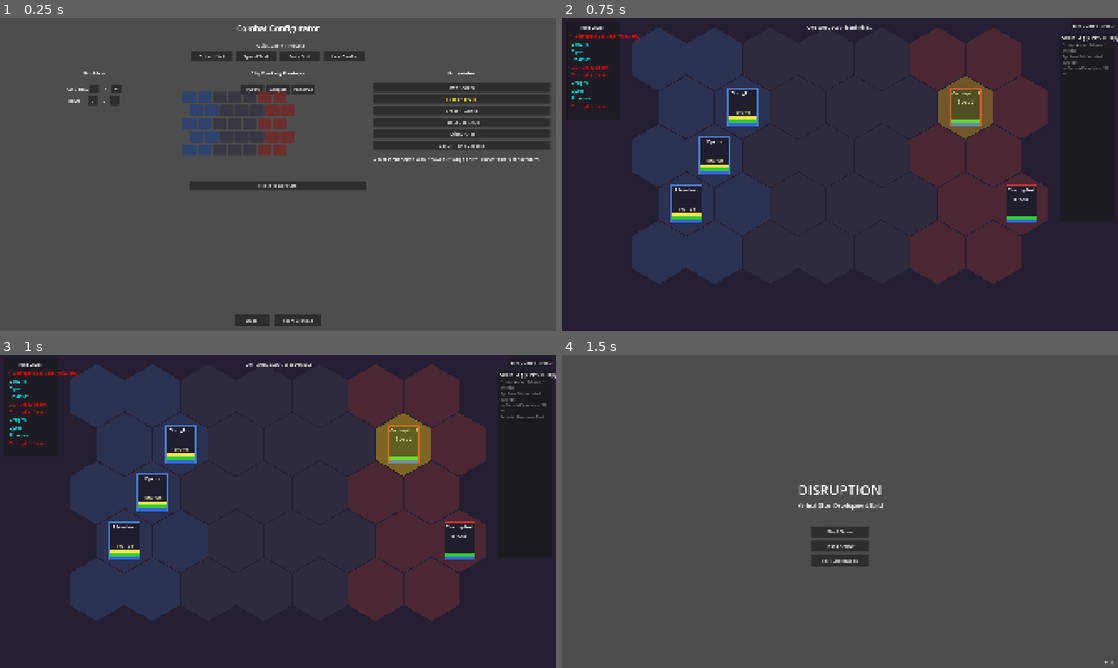
Above: before the commit, frames 1-4 (two rows, left to right).
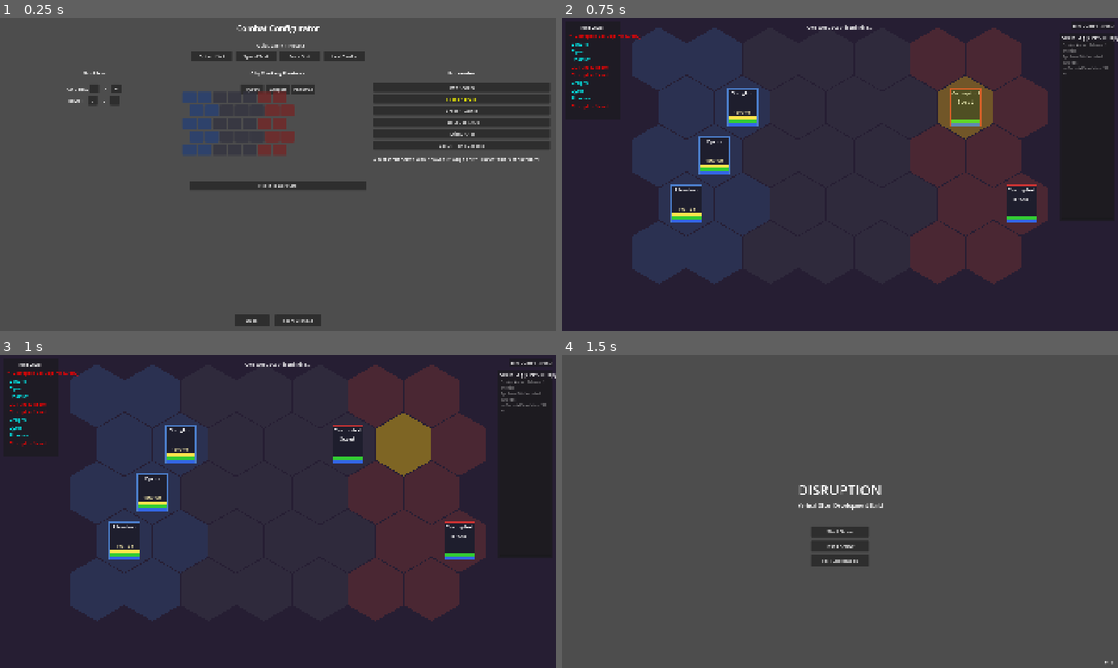
Above: after the commit, the same moments.

Repository: adbarc92/Disruption
Game: Godot game, scene res://scenes/combat/combat_configurator.tscn
Same seed, same stepped clock (60 frames per second), same inputs: the game is played once before the commit and once after it. This scene is started directly instead of the project's main scene.
Inputs:
- Up to frame 1 (0.25 s): no input
- Up to frame 2 (0.75 s): click "Start Combat" at 0.5 s
- Up to frame 3 (1 s): no input
- Up to frame 4 (1.5 s): click "End Combat (Test)" at 1.25 s

Frames 1-2 are identical in both runs. In frame 3, 1.0% of the frame differs, in the area x 44-98%, y 2-35%; in frame 4, nothing differs.

Commit message:
feat: update data_loader for roles.json lookup and slot-based equipment

Diff:
--- a/godot/scripts/data/data_loader.gd
+++ b/godot/scripts/data/data_loader.gd
@@ -19,18 +19,13 @@
 	return []
 
 
-## Load all skill definitions from all known skill JSON files
+## Load all skill definitions (player + enemy)
 static func load_skills() -> Dictionary:
 	var skills_by_id = {}
 	var skills_dir = DATA_PATH + "skills/"
 	var skill_files = [
-		"core_skills.json",
-		"bladewarden_skills.json",
-		"synergist_skills.json",
-		"shadowfang_skills.json",
-		"warcrier_skills.json",
-		"ironskin_skills.json",
-		"geovant_skills.json",
+		"skills.json",
+		"enemy_skills.json",
 	]
 	for file_name in skill_files:
 		var path = skills_dir + file_name
@@ -43,6 +38,16 @@
 	return skills_by_id
 
 
+## Load role definitions from roles.json
+static func load_roles() -> Dictionary:
+	var roles_by_id = {}
+	var data = _load_json_file(DATA_PATH + "roles/roles.json")
+	if data.has("roles"):
+		for role in data.roles:
+			roles_by_id[role.id] = role
+	return roles_by_id
+
+
 ## Load all enemy definitions
 static func load_enemies() -> Dictionary:
 	var data = _load_json_file(DATA_PATH + "enemies/test_enemies.json")
@@ -100,69 +105,75 @@
 
 ## Get all skills for a given role
 static func get_skills_for_role(role: String) -> Array:
+	var roles_db = load_roles()
 	var all_skills = load_skills()
 	var role_skills = []
-	for skill_id in all_skills:
-		var skill = all_skills[skill_id]
-		if skill.has("roles") and role in skill.roles:
-			role_skills.append(skill)
+	var role_data = roles_db.get(role, {})
+	for skill_id in role_data.get("skills", []):
+		if all_skills.has(skill_id):
+			role_skills.append(all_skills[skill_id])
 	return role_skills
 
 
-## Load all equipment definitions from known equipment JSON files
+## Load all equipment definitions
 static func load_equipment() -> Dictionary:
 	var equipment_by_id = {}
-	var equip_dir = DATA_PATH + "equipment/"
-	var equip_files = [
-		"weapons.json",
-		"devices.json",
-		"armor.json",
-	]
-	for file_name in equip_files:
-		var path = equip_dir + file_name
-		if not FileAccess.file_exists(path):
-			continue
-		var data = _load_json_file(path)
-		if data.has("equipment"):
-			for item in data.equipment:
-				equipment_by_id[item.id] = item
+	var data = _load_json_file(DATA_PATH + "equipment/equipment.json")
+	if data.has("equipment"):
+		for item in data.equipment:
+			equipment_by_id[item.id] = item
 	return equipment_by_id
 
 
 ## Resolve a character's full ability list from roles + equipment
 ## Abilities come from three sources:
-##   1. Universal skills (core skills with no role tag)
-##   2. Role skills (any skill tagged with one of the character's roles)
+##   1. Universal role skills (available to everyone)
+##   2. Character role skills (from roles.json)
 ##   3. Equipment-granted skills
 static func resolve_character_abilities(character: Dictionary, equipment_db: Dictionary) -> Array:
 	var abilities: Array = []
-	var all_skills = load_skills()
+	var roles_db = load_roles()
 	var char_roles = character.get("roles", [])
 
-	# Add universal skills (no role tag) and role-matching skills
-	for skill_id in all_skills:
-		var skill = all_skills[skill_id]
-		var skill_roles = skill.get("roles", [])
-		if skill_roles.is_empty():
-			# Universal skill — available to everyone
+	# Always include universal skills
+	var roles_to_check = ["universal"] + char_roles
+	for role_id in roles_to_check:
+		var role_data = roles_db.get(role_id, {})
+		for skill_id in role_data.get("skills", []):
 			if skill_id not in abilities:
 				abilities.append(skill_id)
-		else:
-			# Role skill — available if character has a matching role
-			for role in skill_roles:
-				if role in char_roles:
-					if skill_id not in abilities:
-						abilities.append(skill_id)
-					break
-
-	# Add equipment-granted skills
-	for equip_id in character.get("equipment", []):
+
+	# Add equipment-granted skills (iterate slot values)
+	var equipment = character.get("equipment", {})
+	for slot in equipment:
+		var equip_id = equipment[slot]
+		if equip_id == null or equip_id == "":
+			continue
 		var equip = equipment_db.get(equip_id, {})
 		for skill_id in equip.get("granted_skills", []):
 			if skill_id not in abilities:
 				abilities.append(skill_id)
 
 	return abilities
+
+
+## Validate that a character doesn't exceed their device limit
+## Devices are equipment with granted_skills or charges
+static func validate_equipment_devices(character: Dictionary, equipment_db: Dictionary) -> bool:
+	var max_devices = character.get("max_devices", 3)
+	var device_count = 0
+	var equipment = character.get("equipment", {})
+	for slot in equipment:
+		var equip_id = equipment[slot]
+		if equip_id == null or equip_id == "":
+			continue
+		var equip = equipment_db.get(equip_id, {})
+		if not equip.get("granted_skills", []).is_empty() or equip.get("charges", 0) > 0:
+			device_count += 1
+	if device_count > max_devices:
+		push_warning("%s has %d devices equipped (max: %d)" % [character.get("id", "?"), device_count, max_devices])
+		return false
+	return true
 
 
 ## Check if a character can equip an item based on proficiencies
